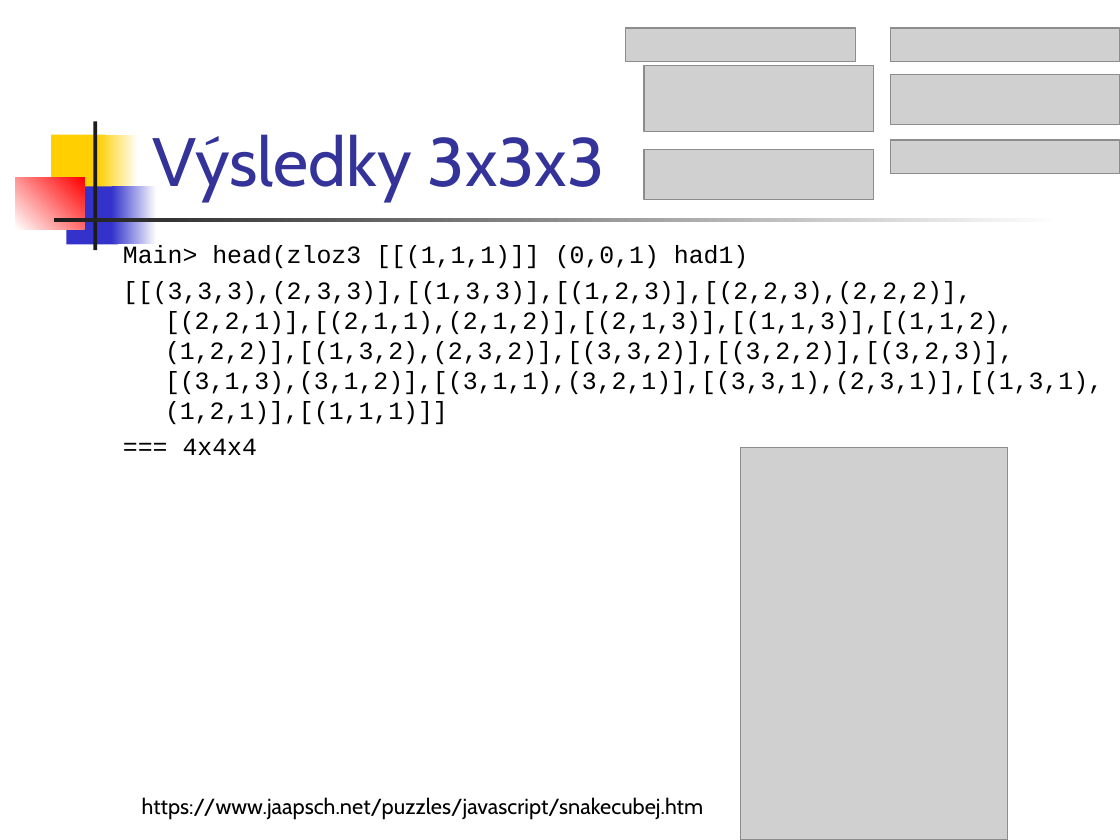
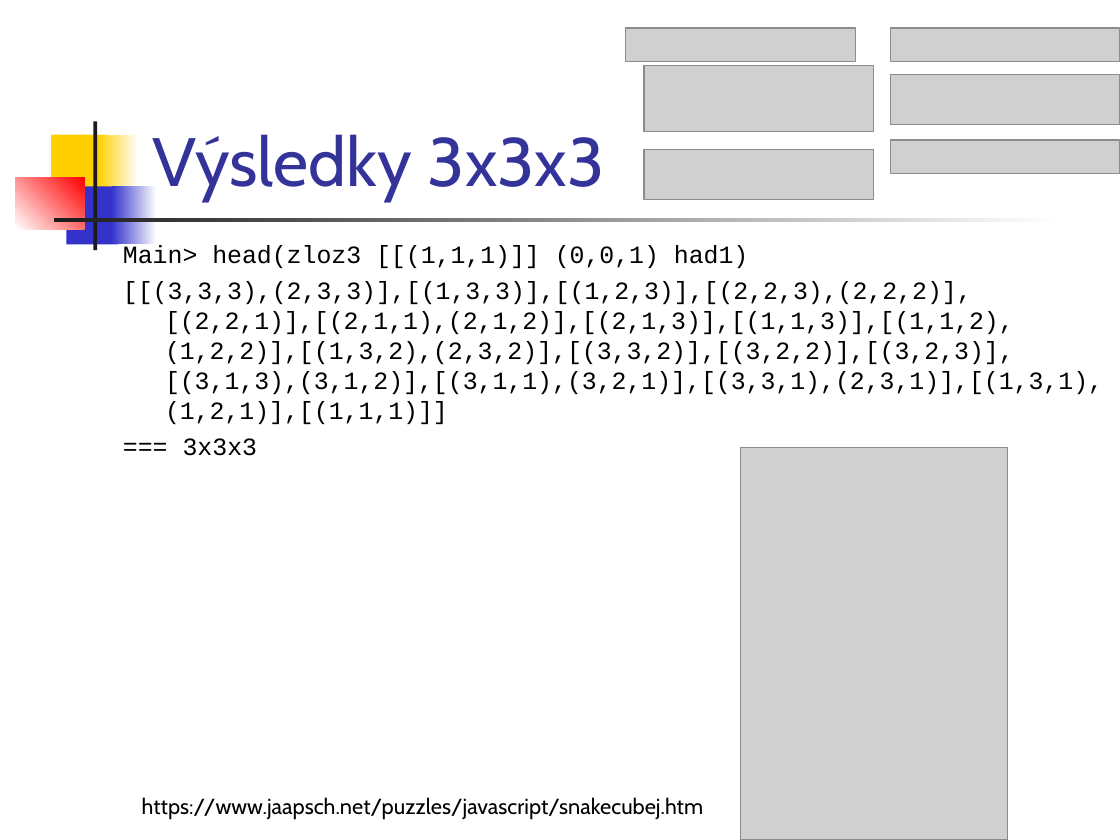
Before and after one commit to paradigmy/Prednasky, a slide deck: slide 35 of 08/funkcionalne3.ppt. Drawn at 1120x840 pixels with LibreOffice and Linux fonts; fonts in the diff are those of the drawing; grey boxes stand for pictures. Boxes give left, top, right and bottom in pixels: in the first picture for what was removed or moved away, otherwise in the second. Text is boxed around its words. In the diff, an @@ line names an element or a change of style, - is before the commit and + after.

```diff
--- a/08/funkcionalne3.ppt
+++ b/08/funkcionalne3.ppt
@@ text at bbox=[183, 438, 258, 456]: text changed @@
-=== 4x4x4
+=== 3x3x3
```
Also in this commit, not shown: 1 other slide changed, 4 other files.
